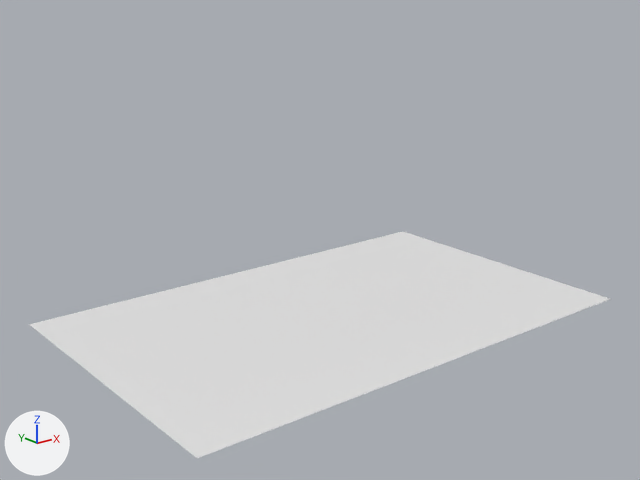
Before and after pictures for a commit that changed the Blender file Blender/MagicalClassroom.blend.
The view is the same before and after, from a camera (50 mm lens) standing at (-16.9, -20.58, 10.72) and looking at (-0.6, -0.21, 2.57). Arrows for +X, +Y and +Z are at lower left; the lights stay in place.
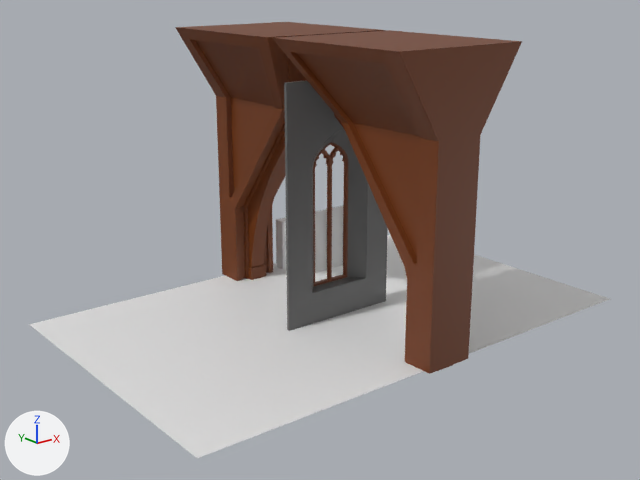
ob_lattice is not drawn itself; it is used by a modifier of ob_pillar_arch_01.

Changed parts and their boxes [x1, y1, x2, y2] in the pictures (640 x 480 px):
```json
{"object": "Pillar_Blockout_01", "change": "added", "after": [175, 22, 522, 374], "on screen": "brown"}
{"object": "Window_Wall_Blockout_01", "change": "shown", "after": [284, 80, 388, 331]}
{"object": "Pillar_Arch_01", "change": "added", "after": [248, 114, 452, 371], "on screen": "brown"}
{"object": "Window_Blockout_01", "change": "shown", "after": [313, 142, 348, 286], "on screen": "brown"}
{"object": "Plane", "change": "shown", "after": [315, 206, 343, 273]}
{"object": "Cube", "change": "shown", "after": [276, 217, 286, 269]}
```

Edits to the scene script, one JSON object a line:
```json
{"op": "set", "path": "mat_wood.base_color", "old": "(0.0277, 0.00635, 0.00322)", "new": "(0.173, 0.041, 0.00588)", "note": "brown #2e130b -> brown #733912"}
{"op": "add", "block": "me_cube_003", "code": ["me_cube_003 = bpy.data.meshes.new('Cube.003')", "me_cube_003.from_pydata(...)  # 44 vertices, 39 faces; spans x -2.23..0.0, y 0.1..5.21, z 0.0..8.73", "me_cube_003.polygons.foreach_set('use_smooth', [True] * 39)", "me_cube_003.materials.append(mat_wood)  # brown #733912"]}
{"op": "add", "block": "me_cube_001", "code": ["me_cube_001 = bpy.data.meshes.new('Cube.001')", "me_cube_001.from_pydata(...)  # 112 vertices, 110 faces; spans x -0.32..0.32, y 4.27..5.12, z 0.0..4.96", "me_cube_001.polygons.foreach_set('use_smooth', [True] * 110)", "me_cube_001.materials.append(mat_wood)  # brown #733912"]}
{"op": "add", "block": "lat_lattice", "code": ["lat_lattice = bpy.data.lattices.new('Lattice')", "lat_lattice.points.foreach_set('co_deform', [-0.5, -0.5, -0.5, 0.5, -0.5, -0.5, -0.5, 0.5, -0.5, 0.5, 0.5, -0.5, -0.5, -2.526, 0.429, 0.5, -2.526, 0.429, -0.5, 0.649, 0.464, 0.5, 0.649, 0.464])"]}
{"op": "remove", "block": "ob_plane", "code": "ob_plane.hide_set(True)"}
{"op": "set", "path": "ob_plane.location", "old": "(0.02, 0.0, 5.25)", "new": "(0.0, 0.07, 0.0)"}
{"op": "set", "path": "ob_cube.location", "old": "(0.0, -0.8, 0.0)", "new": "(1.64, 4.47, 0.0)"}
{"op": "remove", "block": "ob_cube", "code": "ob_cube.hide_set(True)"}
{"op": "remove", "block": "ob_window_blockout_01", "code": "ob_window_blockout_01.hide_set(True)  # its collection is switched off"}
{"op": "remove", "block": "ob_window_wall_blockout_01", "code": "ob_window_wall_blockout_01.hide_set(True)  # its collection is switched off"}
{"op": "add", "block": "ob_pillar_blockout_01", "code": ["ob_pillar_blockout_01 = bpy.data.objects.new('Pillar_Blockout_01', me_cube_003)", "ob_pillar_blockout_01.location = (0.0, 0.0, 0.0)", "_m = ob_pillar_blockout_01.modifiers.new('Mirror', 'MIRROR')", "_m.use_axis = (True, True, False)", "_m.use_clip = True"]}
{"op": "add", "block": "ob_lattice", "code": ["ob_lattice = bpy.data.objects.new('Lattice', lat_lattice)", "ob_lattice.location = (0.0, 4.565, 3.485)", "ob_lattice.scale = (1.0, 1.0, 7.08)"]}
{"op": "add", "block": "ob_pillar_arch_01", "code": ["ob_pillar_arch_01 = bpy.data.objects.new('Pillar_Arch_01', me_cube_001)", "ob_pillar_arch_01.location = (0.0, 0.0, 0.0)", "_m = ob_pillar_arch_01.modifiers.new('Lattice', 'LATTICE')", "_m.object = ob_lattice", "_m = ob_pillar_arch_01.modifiers.new('SimpleDeform', 'SIMPLE_DEFORM')", "_m.deform_method = 'BEND'", "_m.factor = -1.082", "_m.angle = -1.082", "_m = ob_pillar_arch_01.modifiers.new('Mirror', 'MIRROR')", "_m.use_axis = (False, True, False)", "_m.use_clip = True"]}
```
